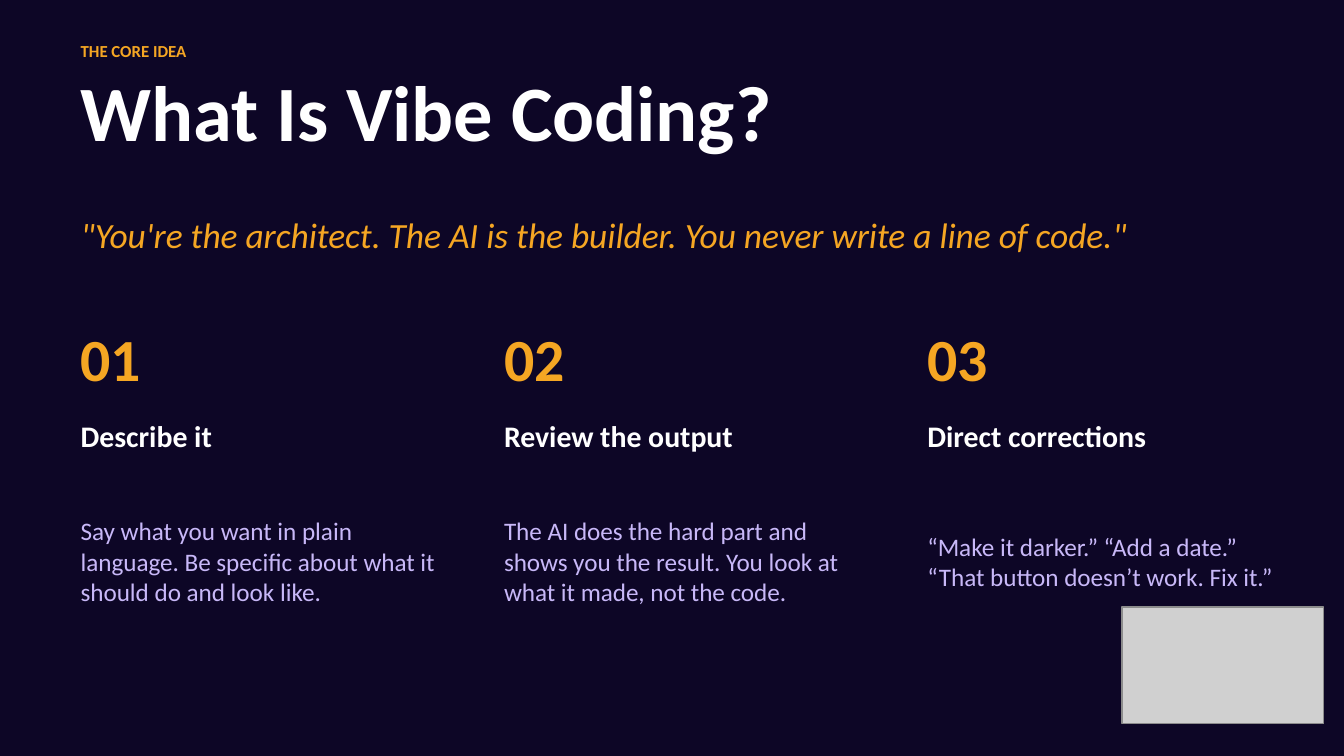
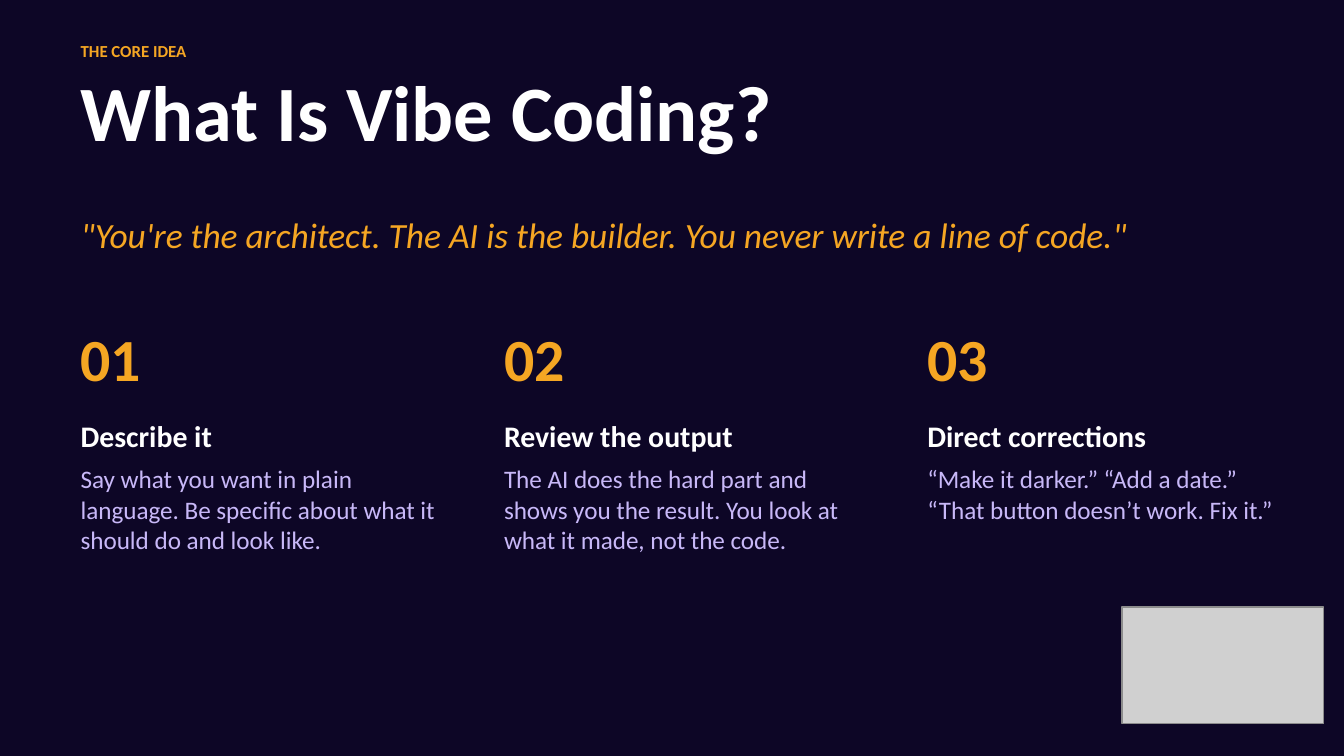
Before and after one commit to MMichelson1/ai, a slide deck: slide 11 of workshop-builder/vibe-night/template.pptx. Drawn at 1344x756 pixels with LibreOffice and Linux fonts; fonts in the diff are those of the drawing; grey boxes stand for pictures. Boxes give left, top, right and bottom in pixels: in the first picture for what was removed or moved away, otherwise in the second. Text is boxed around its words. In the diff, an @@ line names an element or a change of style, - is before the commit and + after.

```diff
--- a/workshop-builder/vibe-night/template.pptx
+++ b/workshop-builder/vibe-night/template.pptx
@@ text "Say what you want in ...": place and size @@
-text "Say what you want in ..." at [81, 522, 434, 601]
+text "Say what you want in ..." at [81, 470, 434, 549]
@@ text "The AI does the hard ...": place and size @@
-text "The AI does the hard ..." at [504, 522, 838, 604]
+text "The AI does the hard ..." at [504, 470, 838, 552]
@@ vertical alignment middle to top in 3 elements at [81, 470, 434, 549], [504, 470, 838, 552], [927, 470, 1272, 519] @@
@@ text "“Make it darker.” “Add a ...": place and size @@
-text "“Make it darker.” “Add a ..." at [927, 538, 1272, 586]
+text "“Make it darker.” “Add a ..." at [927, 470, 1272, 519]
```
Also in this commit, not shown: 3 other slides changed, 7 other files.
